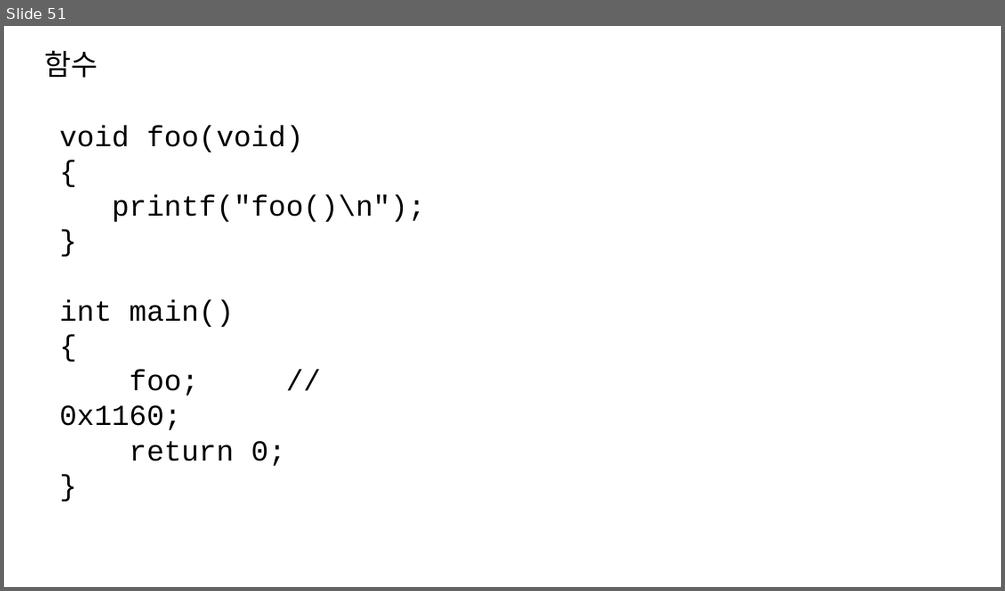
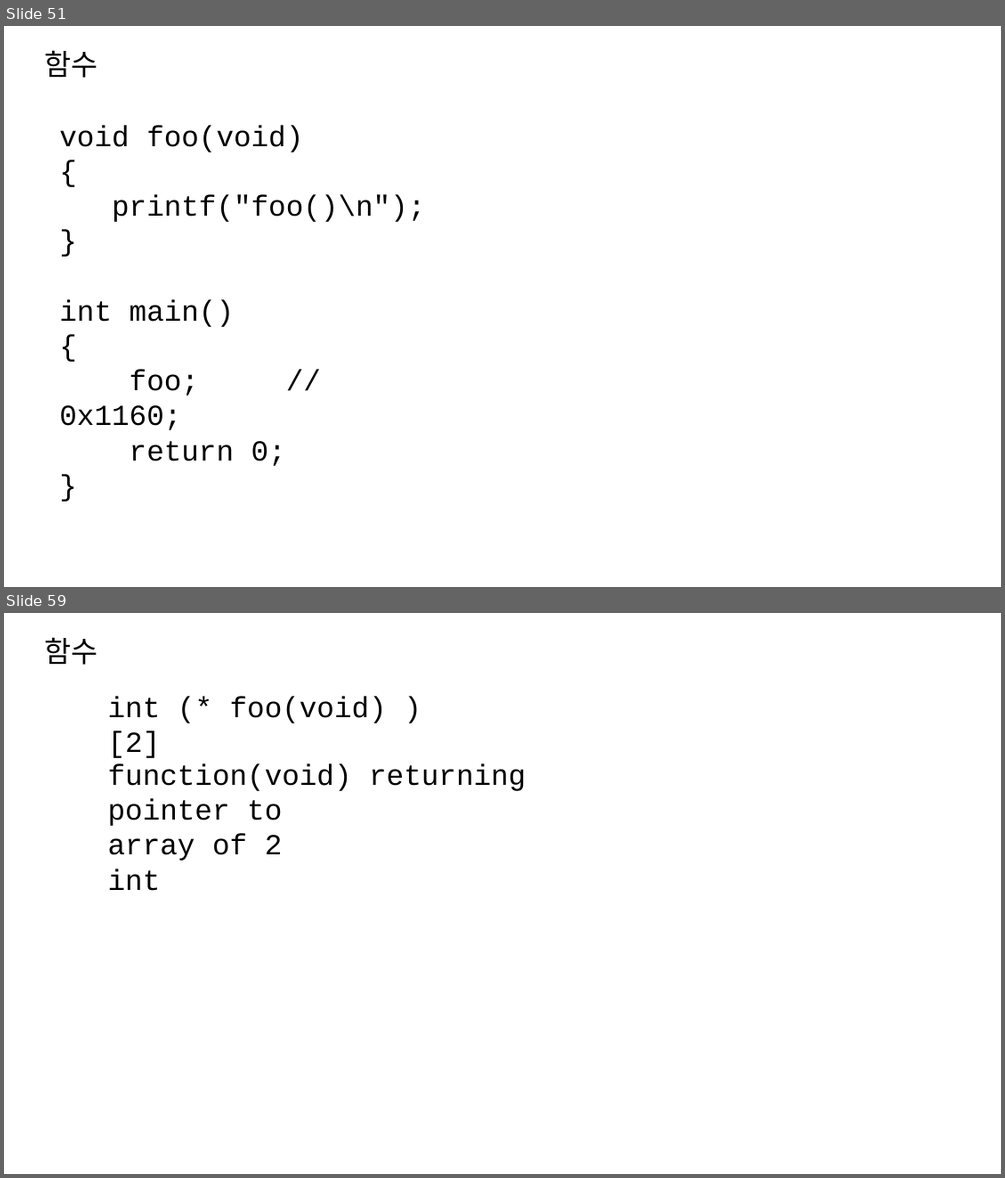
Before and after one commit to imguru-mooc/linux, a slide deck: 수업판서.pptx. Shown one above the other, each under a label of ours: slide 51 before the commit, slides 51 and 59 after it; the slides between them are not shown. The pictures are 1005x591 and 1005x1178 pixels, drawn with LibreOffice and Linux fonts; fonts in the diff are those of the drawing. Boxes give left, top, right and bottom in pixels: in the first picture for what was removed or moved away, otherwise in the second. Text is boxed around its words. In the diff, an @@ line names an element or a change of style, - is before the commit and + after.

```diff
--- a/수업판서.pptx
+++ b/수업판서.pptx
@@ slide 59 added at [4, 613, 1001, 1174], background #FFFFFF @@
@@ text added at [45, 637, 98, 665], 28 pt, text #000000 @@
+함수
@@ text added at [108, 696, 387, 758], 28 pt, text #000000 @@
+int (* foo(void) )[2]
@@ text added at [108, 763, 526, 891], 28 pt, text #000000 @@
+function(void) returning
+pointer to
+array of 2
+int
```
Also in this commit, not shown: 2 slides changed, 8 other slides added, 2 other files.
